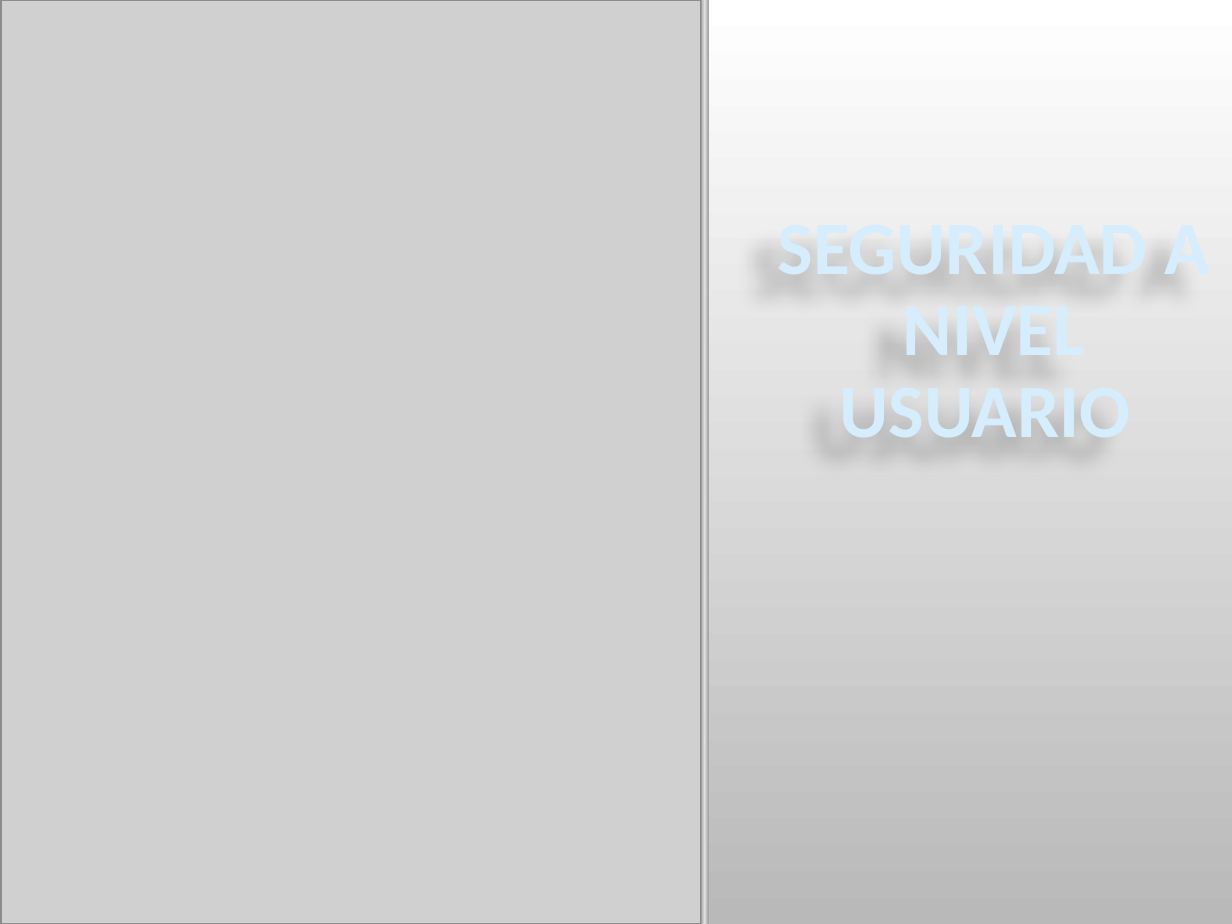
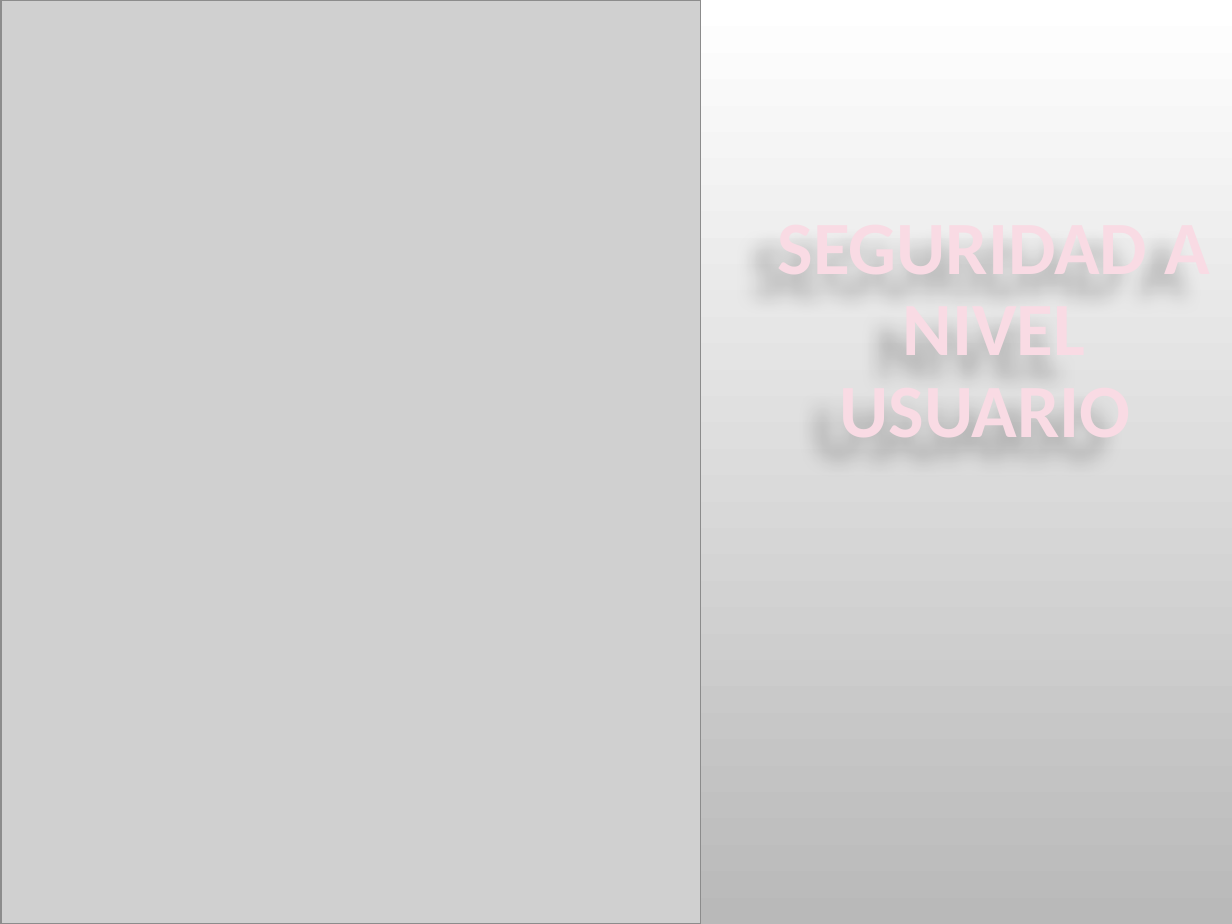
Before and after one commit to YarithzaGalindoAyala/Fase3_ConstruccionOVI, a slide deck: slide 1 of Docu/docu4.pptx. Drawn at 1232x924 pixels with LibreOffice and Linux fonts; fonts in the diff are those of the drawing; grey boxes stand for pictures; background and template pictures are left out. Boxes give left, top, right and bottom in pixels: in the first picture for what was removed or moved away, otherwise in the second. Text is boxed around its words. In the diff, an @@ line names an element or a change of style, - is before the commit and + after.

```diff
--- a/Docu/docu4.pptx
+++ b/Docu/docu4.pptx
@@ rectangle removed at (701,0,710,924) @@
@@ text "SEGURIDAD A NIVEL USUARIO" at (778,264,1210,457): text colour pattern #2FA3EE on #D5EDFC to pattern #E34B7A on #F9DBE4, letter outline #2FA3EE 1 pt to #E34B7A 1 pt @@
```
Also in this commit, not shown: 6 other slides changed, 3 slides removed.
